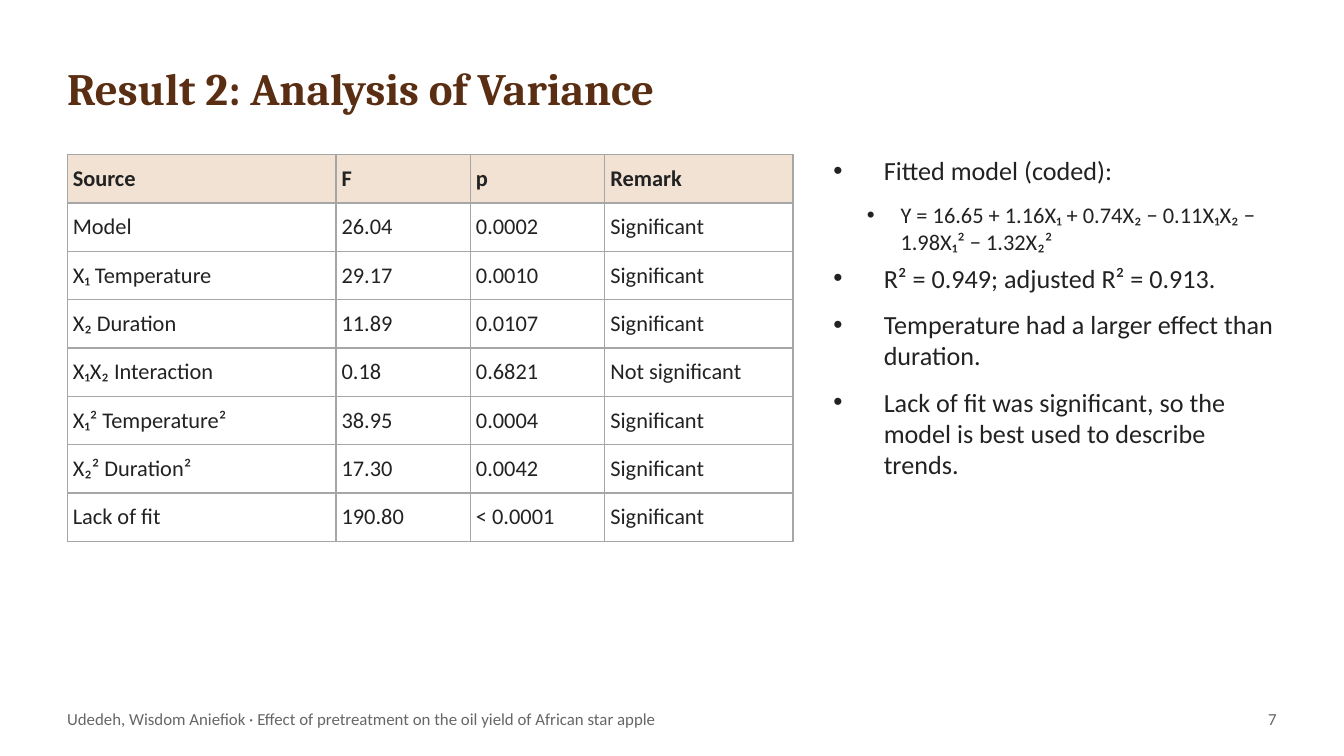
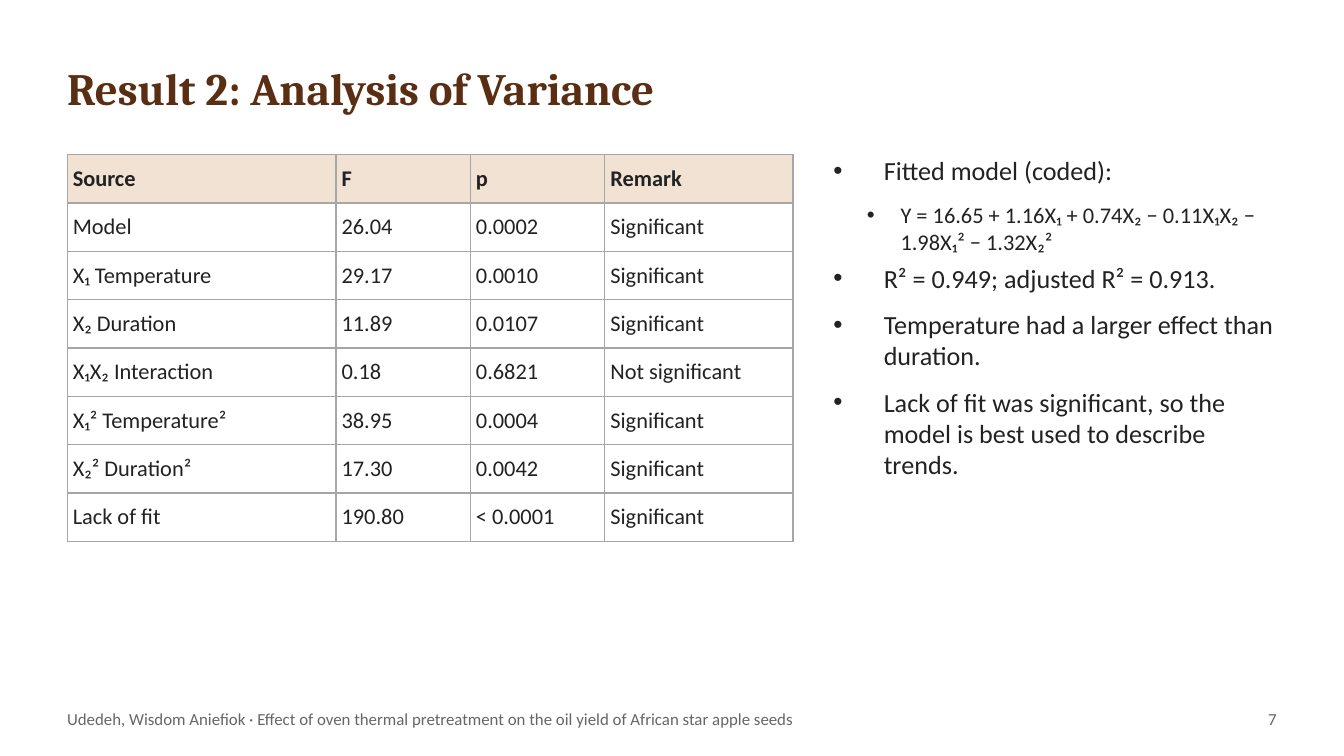
Before and after one commit to BlissNathan1305/turbo-waddle, a slide deck: slide 7 of thesis-presentations/African_Star_Apple_Seed_Oil_RSM.pptx. Drawn at 1344x756 pixels with LibreOffice and Linux fonts; fonts in the diff are those of the drawing. Boxes give left, top, right and bottom in pixels: in the first picture for what was removed or moved away, otherwise in the second. Text is boxed around its words. In the diff, an @@ line names an element or a change of style, - is before the commit and + after.

```diff
--- a/thesis-presentations/African_Star_Apple_Seed_Oil_RSM.pptx
+++ b/thesis-presentations/African_Star_Apple_Seed_Oil_RSM.pptx
@@ text at (67, 713, 793, 728): text changed @@
-Udedeh, Wisdom Aniefiok · Effect of pretreatment on the oil yield of African star apple
+Udedeh, Wisdom Aniefiok · Effect of oven thermal pretreatment on the oil yield of African star apple seeds
```
Also in this commit, not shown: 11 other slides changed.
